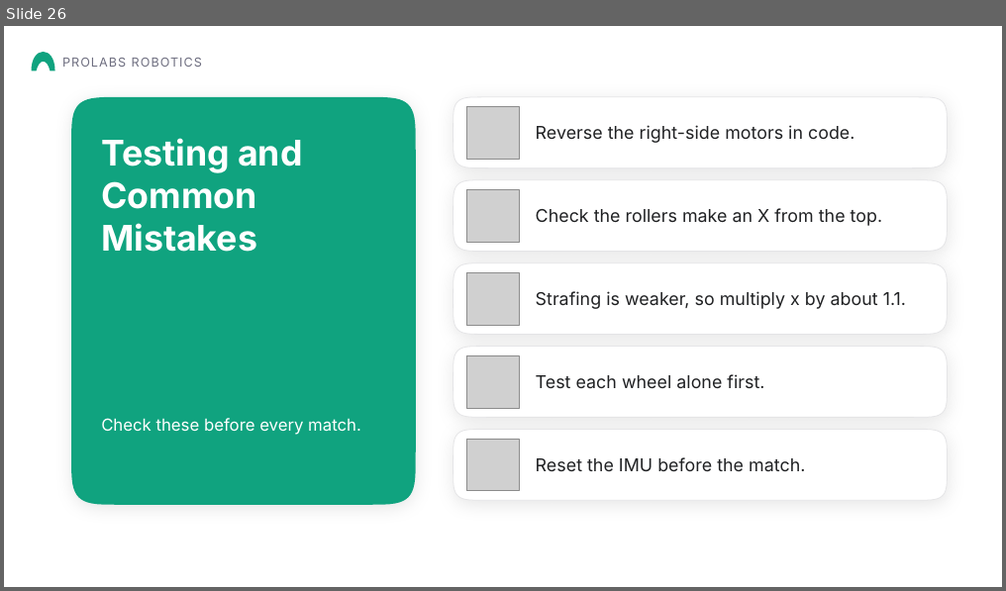
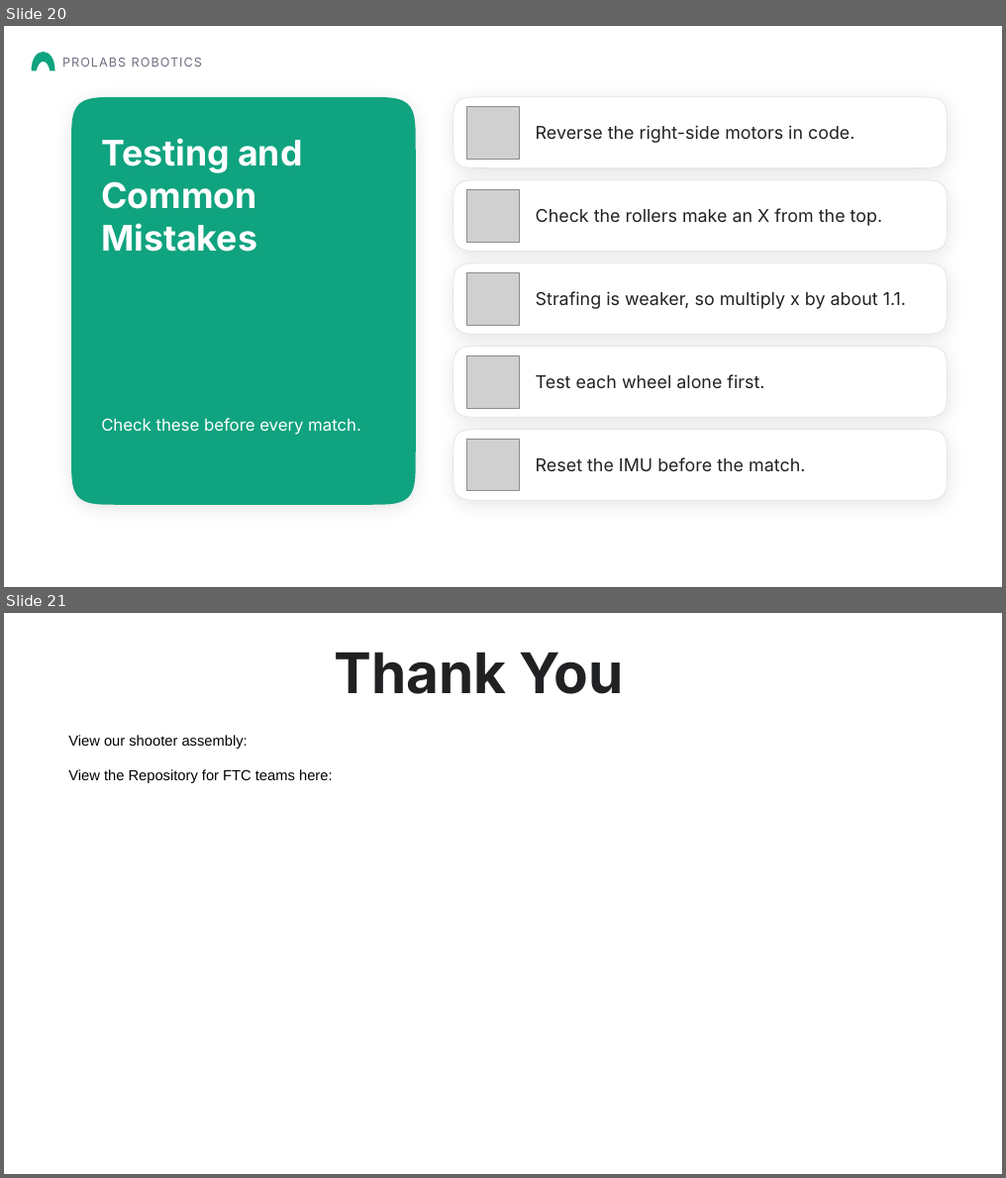
Before and after one commit to Aarav-111/FTC-Bangalore-Resources, a slide deck: FTC Chassis options/Mecanum Wheels Presentation.pptx. Shown one above the other, each under a label of ours: slide 26 before the commit, slides 20 and 21 after it. The pictures are 1006x591 and 1006x1178 pixels, drawn with LibreOffice and Linux fonts; fonts in the diff are those of the drawing; grey boxes stand for pictures; background and template pictures are left out. Boxes give left, top, right and bottom in pixels: in the first picture for what was removed or moved away, otherwise in the second. Text is boxed around its words. In the diff, an @@ line names an element or a change of style, - is before the commit and + after.

```diff
--- a/FTC Chassis options/Mecanum Wheels Presentation.pptx
+++ b/FTC Chassis options/Mecanum Wheels Presentation.pptx
@@ slide 21 added at (4,613,1002,1174), background picture (left out) @@
@@ text added at (334,652,624,694), 54 pt, text #202123, bold @@
+Thank You
@@ text added at (68,735,333,783), 14 pt, text #000000 @@
+View our shooter assembly:
+View the Repository for FTC teams here:
@@ what was slide 26 is now slide 20 @@
```
Also in this commit, not shown: 5 slides changed, 7 slides removed, 1 other file.
